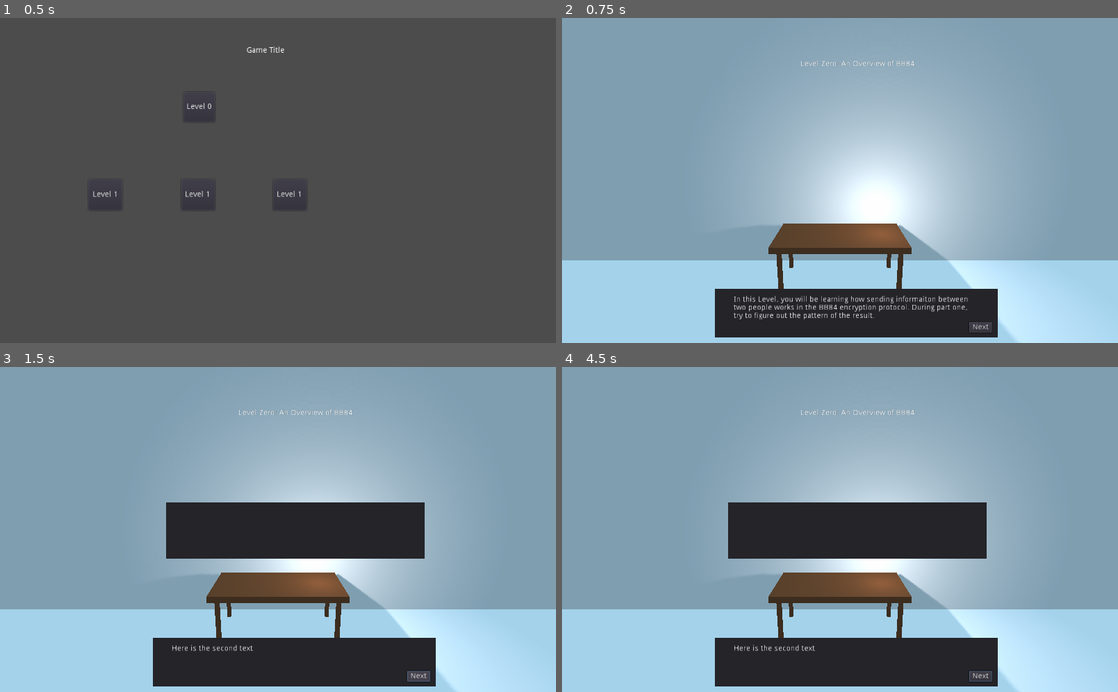
Above: before the commit, frames 1-4 (two rows, left to right).
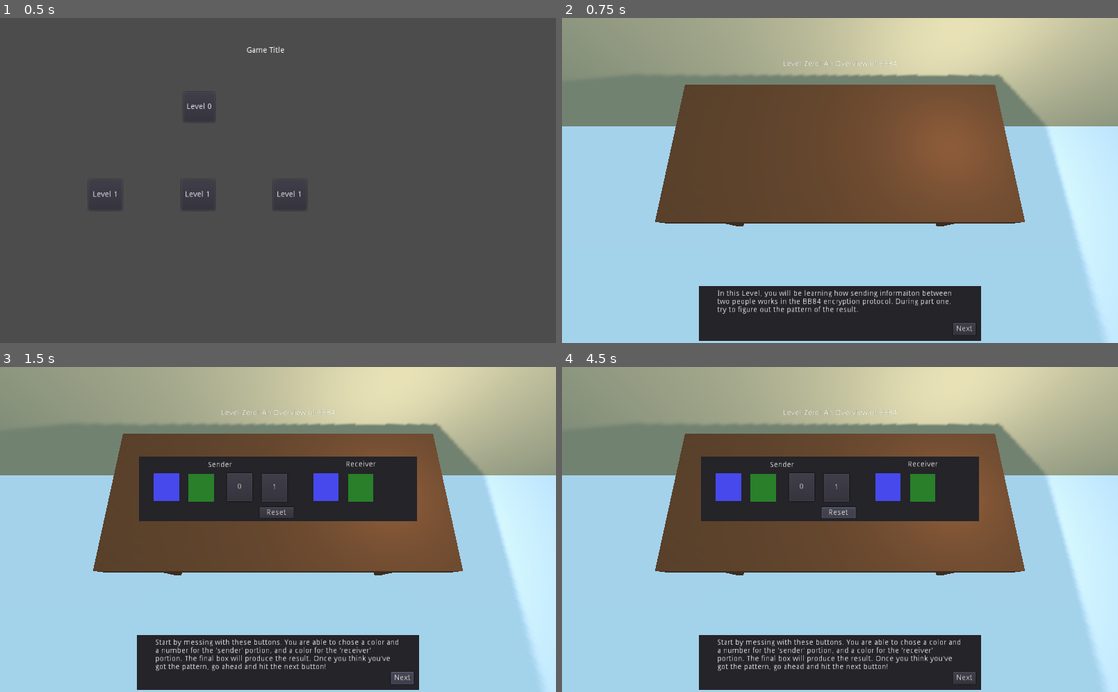
Above: after the commit, the same moments.

Repository: Clockwork-Rat/BB84_Godot
Game: Godot game, scene res://main_menu/main_menu.tscn
Same seed, same stepped clock (60 frames per second), same inputs: the game is played once before the commit and once after it.
Inputs (mouse positions are in pixels of both pictures, inside the frame that each line leads up to):
- Up to frame 1 (0.5 s): no input
- Up to frame 2 (0.75 s): click "Level 0" at 0.5 s
- Up to frame 3 (1.5 s): click "Next" at 1.25 s
- Up to frame 4 (4.5 s): click (728, 487) at 2.02 s; click (801, 487) at 2.75 s, where only the run after the commit has a clickable "0"; click (890, 487) at 3.52 s; click (840, 513) at 4.25 s, where only the run after the commit has a clickable "Reset"

Frame 1 is identical in both runs. In frame 2, 81% of the frame differs, in the area x 0-100%, y 0-100%; in frame 3, 78%; in frame 4, 78%.

Commit message:
add some level 0 foundation

Diff:
--- /dev/null
+++ b/lvl_0/familiarize_panel.gd
@@ -0,0 +1,88 @@
+extends Panel
+
+onready var send_blue = $send_blue
+onready var send_green = $send_green
+onready var send_zero = $send_zero
+onready var send_one = $send_one
+onready var rec_blue = $rec_blue
+onready var rec_green = $rec_green
+
+enum COLOR_STATE {
+	BLUE,
+	GREEN,
+	NONE
+}
+
+enum NUMBER_STATE {
+	ZERO,
+	ONE,
+	NONE
+}
+
+var send_color_state = COLOR_STATE.NONE
+var send_color_selected = false
+var send_number_state = NUMBER_STATE.NONE
+var send_number_selected = false
+var rec_color_state = COLOR_STATE.NONE
+var rec_color_selected = false
+var toggle = false
+
+func _input(_event):
+	if send_color_selected and send_number_selected and rec_color_selected:
+		toggle = true
+		send_color_selected = false
+		send_number_selected = false
+		rec_color_selected = false
+	if toggle:
+		print( "toggle toggled" )
+		toggle = false
+
+func _on_send_blue_pressed():
+	send_blue.disabled = true
+	send_green.disabled = true
+	send_color_state = COLOR_STATE.BLUE
+	send_color_selected = true
+
+func _on_send_green_pressed():
+	send_blue.disabled = true
+	send_green.disabled = true
+	send_color_state = COLOR_STATE.GREEN
+	send_color_selected = true
+
+func _on_send_zero_pressed():
+	send_zero.disabled = true
+	send_one.disabled = true
+	send_number_state = NUMBER_STATE.ZERO
+	send_number_selected = true
+
+func _on_send_one_pressed():
+	send_zero.disabled = true
+	send_one.disabled = true
+	send_number_state = NUMBER_STATE.ONE
+	send_number_selected = true
+
+func _on_reset_btn_pressed():
+	send_blue.disabled = false
+	send_green.disabled = false
+	send_zero.disabled = false
+	send_one.disabled = false
+	rec_blue.disabled = false
+	rec_green.disabled = false
+	send_color_state = COLOR_STATE.NONE
+	send_number_state = NUMBER_STATE.NONE
+	rec_color_state = COLOR_STATE.NONE
+	send_color_selected = false
+	send_number_selected = false
+	rec_color_selected = false
+
+func _on_rec_blue_pressed():
+	rec_blue.disabled = true
+	rec_green.disabled = true
+	rec_color_state = COLOR_STATE.BLUE
+	rec_color_selected = true
+
+func _on_rec_green_pressed():
+	rec_blue.disabled = true
+	rec_green.disabled = true
+	rec_color_state = COLOR_STATE.GREEN
+	rec_color_selected = true
--- a/lvl_0/lvl_0.tscn
+++ b/lvl_0/lvl_0.tscn
@@ -1,7 +1,8 @@
-[gd_scene load_steps=7 format=2]
+[gd_scene load_steps=8 format=2]
 
 [ext_resource path="res://lvl_0/scene_assets/desk_mat.tres" type="Material" id=1]
 [ext_resource path="res://lvl_0/ui_lvl_0.tscn" type="PackedScene" id=2]
+[ext_resource path="res://lvl_0/scene_assets/wall_material.tres" type="Material" id=3]
 
 [sub_resource type="CubeMesh" id=1]
 
@@ -14,7 +15,7 @@
 [node name="Spatial" type="Spatial"]
 
 [node name="main_camera" type="Camera" parent="."]
-transform = Transform( 1, 0, 0, 0, 0.979624, 0.200839, 0, -0.200839, 0.979624, 0, 3.5566, 1.67966 )
+transform = Transform( 1, 0, 0, 0, 0.277364, 0.960765, 0, -0.960765, 0.277364, 0, 3.11921, -2.40428 )
 
 [node name="OmniLight" type="OmniLight" parent="."]
 transform = Transform( 1, 0, 0, 0, 1, 0, 0, 0, 1, 0.930113, 1.6844, -3.22408 )
@@ -63,5 +64,6 @@
 [node name="back_wall" type="MeshInstance" parent="house"]
 transform = Transform( 9.369, 0, 0, 0, 3.249, 0, 0, 0, 0.305, 0, 3.0224, -6.07053 )
 mesh = SubResource( 4 )
+material/0 = ExtResource( 3 )
 
 [node name="Control" parent="." instance=ExtResource( 2 )]
--- a/lvl_0/scene_assets/tutorial_text.json
+++ b/lvl_0/scene_assets/tutorial_text.json
@@ -1,4 +1,4 @@
 {
     "0" : "In this Level, you will be learning how sending informaiton between two people works in the BB84 encryption protocol. During part one, try to figure out the pattern of the result.",
-    "1" : "Here is the second text"
+    "1" : "Start by messing with these buttons. You are able to chose a color and a number for the 'sender' portion, and a color for the 'receiver' portion. The final box will produce the result. Once you think you've got the pattern, go ahead and hit the next button!"
 }
--- /dev/null
+++ b/lvl_0/scene_assets/ui_blue/ui_blue_active.tres
@@ -0,0 +1,4 @@
+[gd_resource type="StyleBoxFlat" format=2]
+
+[resource]
+bg_color = Color( 0.282353, 0.290196, 0.933333, 1 )
--- /dev/null
+++ b/lvl_0/scene_assets/ui_blue/ui_blue_disabled.tres
@@ -0,0 +1,4 @@
+[gd_resource type="StyleBoxFlat" format=2]
+
+[resource]
+bg_color = Color( 0.12549, 0.168627, 0.403922, 1 )
--- /dev/null
+++ b/lvl_0/scene_assets/ui_blue/ui_blue_hover.tres
@@ -0,0 +1,4 @@
+[gd_resource type="StyleBoxFlat" format=2]
+
+[resource]
+bg_color = Color( 0.0431373, 0.27451, 0.878431, 1 )
--- /dev/null
+++ b/lvl_0/scene_assets/ui_blue/ui_blue_theme.tres
@@ -0,0 +1,10 @@
+[gd_resource type="Theme" load_steps=4 format=2]
+
+[ext_resource path="res://lvl_0/scene_assets/ui_blue/ui_blue_active.tres" type="StyleBox" id=1]
+[ext_resource path="res://lvl_0/scene_assets/ui_blue/ui_blue_hover.tres" type="StyleBox" id=2]
+[ext_resource path="res://lvl_0/scene_assets/ui_blue/ui_blue_disabled.tres" type="StyleBox" id=3]
+
+[resource]
+Button/styles/disabled = ExtResource( 3 )
+Button/styles/hover = ExtResource( 2 )
+Button/styles/normal = ExtResource( 1 )
--- /dev/null
+++ b/lvl_0/scene_assets/ui_green/ui_green_active.tres
@@ -0,0 +1,4 @@
+[gd_resource type="StyleBoxFlat" format=2]
+
+[resource]
+bg_color = Color( 0.164706, 0.501961, 0.168627, 1 )
--- /dev/null
+++ b/lvl_0/scene_assets/ui_green/ui_green_disabled.tres
@@ -0,0 +1,4 @@
+[gd_resource type="StyleBoxFlat" format=2]
+
+[resource]
+bg_color = Color( 0.129412, 0.294118, 0.141176, 1 )
--- /dev/null
+++ b/lvl_0/scene_assets/ui_green/ui_green_hover.tres
@@ -0,0 +1,4 @@
+[gd_resource type="StyleBoxFlat" format=2]
+
+[resource]
+bg_color = Color( 0.160784, 0.796078, 0.141176, 1 )
--- /dev/null
+++ b/lvl_0/scene_assets/ui_green/ui_green_theme.tres
@@ -0,0 +1,10 @@
+[gd_resource type="Theme" load_steps=4 format=2]
+
+[ext_resource path="res://lvl_0/scene_assets/ui_green/ui_green_active.tres" type="StyleBox" id=1]
+[ext_resource path="res://lvl_0/scene_assets/ui_green/ui_green_hover.tres" type="StyleBox" id=2]
+[ext_resource path="res://lvl_0/scene_assets/ui_green/ui_green_disabled.tres" type="StyleBox" id=3]
+
+[resource]
+Button/styles/disabled = ExtResource( 3 )
+Button/styles/hover = ExtResource( 2 )
+Button/styles/normal = ExtResource( 1 )
--- /dev/null
+++ b/lvl_0/scene_assets/wall_material.tres
@@ -0,0 +1,5 @@
+[gd_resource type="SpatialMaterial" format=2]
+
+[resource]
+vertex_color_is_srgb = true
+albedo_color = Color( 0.890196, 0.819608, 0.635294, 1 )
--- a/lvl_0/ui_lvl_0.tscn
+++ b/lvl_0/ui_lvl_0.tscn
@@ -1,6 +1,11 @@
-[gd_scene load_steps=2 format=2]
+[gd_scene load_steps=6 format=2]
 
 [ext_resource path="res://lvl_0/scene_assets/ui_lvl_0.gd" type="Script" id=1]
+[ext_resource path="res://lvl_0/scene_assets/ui_blue/ui_blue_theme.tres" type="Theme" id=2]
+[ext_resource path="res://lvl_0/scene_assets/ui_green/ui_green_theme.tres" type="Theme" id=3]
+[ext_resource path="res://lvl_0/familiarize_panel.gd" type="Script" id=4]
+
+[sub_resource type="ImageTexture" id=1]
 
 [node name="Control" type="Control"]
 anchor_right = 1.0
@@ -12,31 +17,31 @@
 anchor_top = 0.128
 anchor_right = 0.634
 anchor_bottom = 0.153
-margin_left = -0.296021
+margin_left = -32.296
 margin_top = 1.2
-margin_right = -0.216003
-margin_bottom = 0.199997
+margin_right = -32.216
+margin_bottom = 0.200005
 text = "Level Zero: An Overview of BB84"
 
 [node name="prompt_panel" type="Panel" parent="."]
-anchor_left = 0.275
-anchor_top = 0.833
-anchor_right = 0.783
-anchor_bottom = 0.983
-margin_left = 0.399994
-margin_top = 0.199951
-margin_right = 0.207947
+anchor_left = 0.246
+anchor_top = 0.825
+anchor_right = 0.754
+anchor_bottom = 0.993
+margin_left = 0.095993
+margin_top = -3.05176e-05
+margin_right = -0.0960083
 margin_bottom = 0.199951
 
 [node name="main_text" type="RichTextLabel" parent="prompt_panel"]
 anchor_left = 0.065
-anchor_top = 0.144
+anchor_top = 0.069
 anchor_right = 0.938
-anchor_bottom = 0.733
-margin_left = 0.199997
-margin_top = 0.039999
+anchor_bottom = 0.871
+margin_left = 0.200012
+margin_top = 0.0309992
 margin_right = 0.23999
-margin_bottom = 0.0299988
+margin_bottom = 0.0289917
 text = "In this Level, you will be learning how sending informaiton between two people works in the BB84 encryption protocol. During part one, try to figure out the pattern of the result."
 
 [node name="next_button" type="Button" parent="prompt_panel"]
@@ -50,13 +55,123 @@
 text = "Next"
 
 [node name="familiarize_panel" type="Panel" parent="."]
-anchor_left = 0.299
-anchor_top = 0.417
-anchor_right = 0.764
-anchor_bottom = 0.59
-margin_left = -0.176025
-margin_top = -0.200012
-margin_right = -0.33606
-margin_bottom = -3.05176e-05
+anchor_left = 0.25
+anchor_top = 0.275
+anchor_right = 0.75
+anchor_bottom = 0.473
+margin_right = -6.10352e-05
+margin_bottom = 0.199982
+script = ExtResource( 4 )
+
+[node name="send_blue" type="Button" parent="familiarize_panel"]
+anchor_left = 0.053
+anchor_top = 0.231
+anchor_right = 0.145
+anchor_bottom = 0.663
+margin_left = -0.136002
+margin_top = 3.511
+margin_right = -0.240005
+margin_bottom = 3.583
+theme = ExtResource( 2 )
+
+[node name="send_green" type="Button" parent="familiarize_panel"]
+anchor_left = 0.178
+anchor_top = 0.231
+anchor_right = 0.27
+anchor_bottom = 0.673
+margin_left = -0.136002
+margin_top = 4.511
+margin_right = -0.240005
+margin_bottom = 3.543
+theme = ExtResource( 3 )
+
+[node name="send_zero" type="Button" parent="familiarize_panel"]
+anchor_left = 0.316
+anchor_top = 0.231
+anchor_right = 0.408
+anchor_bottom = 0.663
+margin_left = 0.207993
+margin_top = 3.511
+margin_right = 0.103989
+margin_bottom = 3.583
+text = "0"
+
+[node name="send_one" type="Button" parent="familiarize_panel"]
+anchor_left = 0.441
+anchor_top = 0.231
+anchor_right = 0.533
+anchor_bottom = 0.673
+margin_left = 0.207993
+margin_top = 4.511
+margin_right = 0.103973
+margin_bottom = 3.543
+text = "1"
+
+[node name="rec_blue" type="Button" parent="familiarize_panel"]
+anchor_left = 0.627
+anchor_top = 0.231
+anchor_right = 0.719
+anchor_bottom = 0.663
+margin_left = -0.0240173
+margin_top = 3.511
+margin_right = -0.128021
+margin_bottom = 3.583
+theme = ExtResource( 2 )
+
+[node name="rec_green" type="Button" parent="familiarize_panel"]
+anchor_left = 0.752
+anchor_top = 0.231
+anchor_right = 0.844
+anchor_bottom = 0.673
+margin_left = -0.0240173
+margin_top = 4.511
+margin_right = -0.128021
+margin_bottom = 3.543
+theme = ExtResource( 3 )
+
+[node name="reset_btn" type="Button" parent="familiarize_panel"]
+anchor_left = 0.434
+anchor_top = 0.79
+anchor_right = 0.557
+anchor_bottom = 0.958
+margin_left = -0.208008
+margin_top = -0.0100021
+margin_right = -0.184021
+margin_bottom = -0.00200653
+text = "Reset"
+
+[node name="result" type="Sprite" parent="familiarize_panel"]
+position = Vector2( 449, 33 )
+scale = Vector2( 50, 49 )
+texture = SubResource( 1 )
+
+[node name="send_lbl" type="Label" parent="familiarize_panel"]
+anchor_left = 0.248
+anchor_top = 0.076
+anchor_right = 0.334
+anchor_bottom = 0.193
+margin_left = 0.0239944
+margin_top = -0.0440006
+margin_right = -0.00801086
+margin_bottom = 0.032999
+text = "Sender"
+
+[node name="rec_lbl" type="Label" parent="familiarize_panel"]
+anchor_left = 0.744
+anchor_top = 0.067
+anchor_right = 0.852
+anchor_bottom = 0.185
+margin_left = 0.071991
+margin_top = 0.027
+margin_right = -0.22403
+margin_bottom = -0.0149994
+text = "Receiver"
 
 [connection signal="pressed" from="prompt_panel/next_button" to="." method="_on_next_button_pressed"]
+[connection signal="pressed" from="familiarize_panel/send_blue" to="familiarize_panel" method="_on_send_blue_pressed"]
+[connection signal="pressed" from="familiarize_panel/send_green" to="familiarize_panel" method="_on_send_green_pressed"]
+[connection signal="pressed" from="familiarize_panel/send_zero" to="familiarize_panel" method="_on_send_zero_pressed"]
+[connection signal="pressed" from="familiarize_panel/send_one" to="familiarize_panel" method="_on_send_one_pressed"]
+[connection signal="pressed" from="familiarize_panel/rec_blue" to="familiarize_panel" method="_on_rec_blue_pressed"]
+[connection signal="pressed" from="familiarize_panel/rec_green" to="familiarize_panel" method="_on_rec_green_pressed"]
+[connection signal="pressed" from="familiarize_panel/reset_btn" to="familiarize_panel" method="_on_reset_btn_pressed"]
